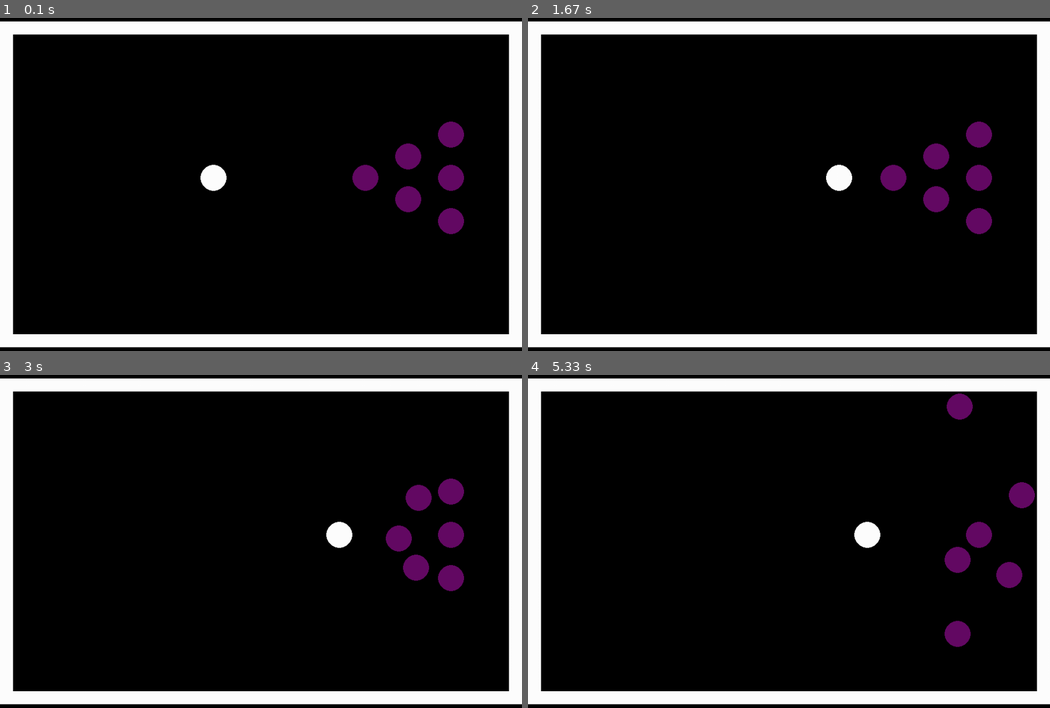
Above: before the commit, frames 1-4 (two rows, left to right).
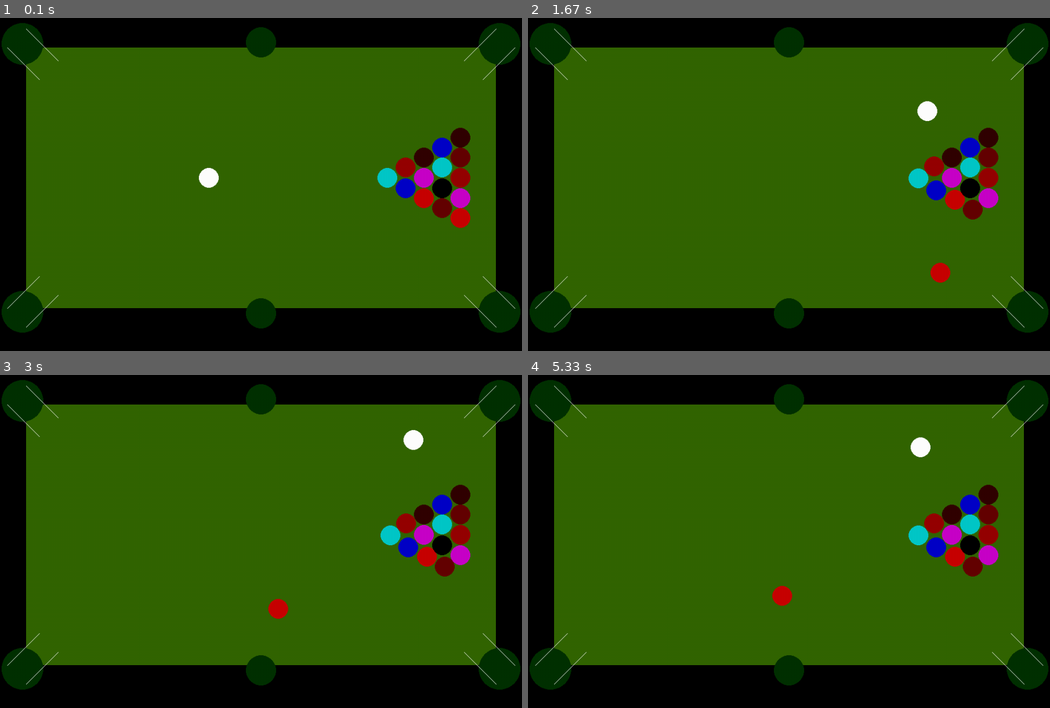
Above: after the commit, the same moments.

Repository: Guinas-7/fm2618
Game: pygame game, started from pygamesnooker/main2.py
The game is run twice, just before and just after one commit, with the same random seed, the same clock (stepped at 60 frames per second) and the same inputs.
Inputs (mouse positions are in pixels of both pictures, inside the frame that each line leads up to):
- Up to frame 1 (0.1 s): no input
- Up to frame 2 (1.67 s): press the mouse at (663, 181) at 0.37 s; move the mouse to (752, 224) at 0.47 s; release the mouse at (841, 271) at 0.6 s
- Up to frame 3 (3 s): no input
- Up to frame 4 (5.33 s): press the mouse at (663, 538) at 4.7 s; move the mouse to (794, 558) at 4.8 s; release the mouse at (929, 578) at 4.93 s

The runs differ from the first frame. In frame 1, 85% of the frame differs, in the area x 0-100%, y 1-99%; in frame 2, 85%; in frame 3, 85%; in frame 4, 85%.

Commit message:
Update main2.py

Diff:
--- a/pygamesnooker/main2.py
+++ b/pygamesnooker/main2.py
@@ -9,22 +9,30 @@
 timer=0
 collisiondelay = 500
 
-FPS = 480
+FPS = 120
 screenx = 1000
 screeny = 800
 screen = pygame.display.set_mode((screenx, screeny))
 
-tabledimentions = (25,125,975,675)
-
-
-ballradius = 25
-balldrag = 0.0001
+tabledimentions = (50,150,950,650)
+wallwith = 25
+
+
+ballradius = 18
+balldrag = 0.01
+
+holeradius = 2*ballradius
+
+
+tablecenterx = (tabledimentions[2]-tabledimentions[0])/2 + tabledimentions[0]
+tablecentery = (tabledimentions[3]-tabledimentions[1])/2 + tabledimentions[1]
+triagleoriginx = tablecenterx+(tabledimentions[2]-tablecenterx)/2
 
 
 class ball:
 
-    def __init__(self,x,y,color,angle, speed):
-        self.radius = ballradius
+    def __init__(self, color, type, angle, speed,x,y):
+        self.type = type
         self.color = color
         self.xpos = x
         self.ypos = y
@@ -32,7 +40,7 @@
         self.speed = speed
 
     def draw(self):
-        pygame.draw.circle(screen, self.color, (int(self.xpos), int(self.ypos)), self.radius,0)
+        pygame.draw.circle(screen, self.color, (int(self.xpos), int(self.ypos)), ballradius + 1,0)
 
     def move(self):
         self.xpos += self.speed*math.cos(math.radians(self.angle))
@@ -41,10 +49,11 @@
     def slowdown(self):
         if self.speed > 0:
             self.speed -= balldrag
-        if self.speed<0:
+        if self.speed < 0:
             self.speed = 0
 
     def ballcolision(self,ball2):
+        print("colision")
         theta1 = math.radians(self.angle)
         theta2 = math.radians(balls[ball2].angle)
         phi = math.atan2((balls[ball2].ypos - self.ypos), (balls[ball2].xpos - self.xpos))
@@ -78,38 +87,121 @@
         pygame.draw.rect(screen, self.color, pygame.Rect(int(self.xpos), int(self.ypos), int(self.xlen), int(self.ylen)))
 
 
-balls = [ball(400,400,(255,255,255), 0,1),
-         ball(700,400,(100,10,100), 10,0),
-         ball(782,441,(100,10,100), 10,0),
-         ball(782,359,(100,10,100), 10,0),
-         ball(864,400,(100,10,100), 10,0),
-         ball(864,483,(100,10,100), 10,0),
-         ball(864,317,(100,10,100), 10,0)]
-
-walls = [wall(0,100,1000,25,"horizontal"),
-         wall(0,700,1000,25,"horizontal"),
-         wall(0,100,25,600,"vertical"),
-         wall(975,100,25,600,"vertical")]
+class line:
+    def __init__(self, ix, iy, fx, fy):
+        self.initialx = ix
+        self.initialy = iy
+        self.finalx = fx
+        self.finaly = fy
+        self.color = (255,255,255)
+
+    def draw(self):
+        pygame.draw.line(screen, self.color, [self.initialx, self.initialy], [self.finalx, self.finaly], 1)
+
+
+
+
+class hole:
+    def __init__(self,x,y,radius):
+        self.xpos = x
+        self.ypos = y
+        self.radius = holeradius + radius
+
+    def draw(self):
+        pygame.draw.circle(screen, (0, 50, 0), (int(self.xpos), int(self.ypos)), self.radius, 0)
+
+
+balls = [ball((255, 255, 255), "white", 0, 0, 400, tablecentery),
+         ball((  0, 200, 200), "other", 0, 0, triagleoriginx + 1 * ballradius - 1, tablecentery),
+         ball((  0,   0, 200), "other", 0, 0, triagleoriginx + 3 * ballradius - 2, tablecentery + ballradius + 2),
+         ball((150,   0,   0), "other", 0, 0, triagleoriginx + 3 * ballradius - 2, tablecentery - ballradius - 2),
+         ball((200,   0, 200), "other", 0, 0, triagleoriginx + 5 * ballradius - 3, tablecentery),
+         ball((200,   0,   0), "other", 0, 0, triagleoriginx + 5 * ballradius - 3, tablecentery + 2 * ballradius + 3),
+         ball(( 50,   0,   0), "other", 0, 0, triagleoriginx + 5 * ballradius - 3, tablecentery - 2 * ballradius - 3),
+         ball((100,   0,   0), "other", 0, 0, triagleoriginx + 7 * ballradius - 4, tablecentery + 3 * ballradius + 4),
+         ball((  0,   0,   0), "other", 0, 0, triagleoriginx + 7 * ballradius - 4, tablecentery + ballradius + 2),
+         ball((  0, 200, 200), "other", 0, 0, triagleoriginx + 7 * ballradius - 4, tablecentery - ballradius - 2),
+         ball((  0,   0, 200), "other", 0, 0, triagleoriginx + 7 * ballradius - 4, tablecentery - 3 * ballradius - 4),
+         ball((150,   0,   0), "other", 0, 0, triagleoriginx + 9 * ballradius - 5, tablecentery),
+         ball((200,   0, 200), "other", 0, 0, triagleoriginx + 9 * ballradius - 5, tablecentery + 2 * ballradius + 3),
+         ball((200,   0,   0), "other", 0, 0, triagleoriginx + 9 * ballradius - 5, tablecentery + 4 * ballradius + 5),
+         ball(( 50,   0,   0), "other", 0, 0, triagleoriginx + 9 * ballradius - 5, tablecentery - 4 * ballradius - 5),
+         ball((100,   0,   0), "other", 0, 0, triagleoriginx + 9 * ballradius - 5, tablecentery - 2 * ballradius - 3)
+         ]
+
+
+walls = [wall(tabledimentions[0],tabledimentions[1],tabledimentions[2],wallwith,"horizontal"),
+         wall(tabledimentions[0],tabledimentions[3]- wallwith,tabledimentions[2],wallwith,"horizontal"),
+         wall(tabledimentions[0],tabledimentions[1],wallwith,tabledimentions[3]-tabledimentions[1],"vertical"),
+         wall(tabledimentions[2]-wallwith,tabledimentions[1],wallwith,tabledimentions[3]-tabledimentions[1],"vertical")]
+
+holes = [hole(tabledimentions[0] - 7, tabledimentions[1] - 7, 4),
+         hole(tabledimentions[0] - 7, tabledimentions[3] + 7, 4),
+         hole(tabledimentions[2] + 7, tabledimentions[1] - 7, 4),
+         hole(tabledimentions[2] + 7, tabledimentions[3] + 7, 4),
+         hole(tablecenterx, tabledimentions[1] - 10, -7),
+         hole(tablecenterx, tabledimentions[3] + 10, -7)
+         ]
+
+lines = [#LU
+    line(tabledimentions[0], tabledimentions[1] - holeradius, tabledimentions[0] + holeradius + wallwith, tabledimentions[1] + wallwith),
+    line(tabledimentions[0] - holeradius, tabledimentions[1], tabledimentions[0] + wallwith, tabledimentions[1] + holeradius + wallwith),
+         #LD
+    line(tabledimentions[0], tabledimentions[3] + holeradius, tabledimentions[0] + holeradius + wallwith, tabledimentions[3] - wallwith),
+    line(tabledimentions[0] - holeradius, tabledimentions[3], tabledimentions[0] + wallwith, tabledimentions[3] - holeradius - wallwith),
+         #RU
+    line(tabledimentions[2], tabledimentions[1] - holeradius, tabledimentions[2] - holeradius - wallwith, tabledimentions[1] + wallwith),
+    line(tabledimentions[2] + holeradius, tabledimentions[1], tabledimentions[2] - wallwith, tabledimentions[1] + holeradius + wallwith),
+         #RD
+    line(tabledimentions[2], tabledimentions[3] + holeradius, tabledimentions[2] - holeradius - wallwith, tabledimentions[3] - wallwith),
+    line(tabledimentions[2] + holeradius, tabledimentions[3], tabledimentions[2] - wallwith, tabledimentions[3] - holeradius - wallwith),
+
+
+         ]
 
 
 def collisiondetect():
     for i in range(len(balls)):
-        for j in range(i+1, len(balls)):
-            if ((balls[i].xpos-balls[j].xpos)**2)+((balls[i].ypos-balls[j].ypos)**2) <= (balls[i].radius+balls[j].radius)**2:
-                balls[i].ballcolision(j)
-
+            for j in range(i+1, len(balls)):
+                    if ((balls[i].xpos-balls[j].xpos)**2)+((balls[i].ypos-balls[j].ypos)**2) <= (ballradius+ballradius)**2:
+                        balls[i].ballcolision(j)
     return
+
+
+def isballmoving():
+    i = 0
+    while i < len(balls):
+        if balls[i].speed > 0:
+            return True
+        i += 1
+    return False
+
+
+def movewhiteball():
+    xmouse = pygame.mouse.get_pos()[0]
+    ymouse = pygame.mouse.get_pos()[1]
+    distance = math.sqrt(((balls[0].xpos - xmouse) ** 2) + ((balls[0].ypos - ymouse) ** 2))
+    if pygame.mouse.get_pressed()[0]:
+        balls[0].angle = math.degrees(math.atan2(balls[0].ypos - ymouse,balls[0].xpos - xmouse))
+        distance = math.sqrt(((balls[0].xpos - xmouse) ** 2) + ((balls[0].ypos - ymouse) ** 2))
+        if distance > 150:
+            distance = 150
+        balls[0].speed = distance/30
+    print(distance)
 
 
 while True:
     clock.tick(FPS)
     screen.fill((0, 0, 0))
+    # drawtable
+    pygame.draw.rect(screen, (51,102,0), pygame.Rect(tabledimentions[0], tabledimentions[1], tabledimentions[2]-tabledimentions[0], tabledimentions[3]-tabledimentions[1]))
+
 
     i = 0
     while i < len(balls):
-        if balls[i].xpos-balls[i].radius <= tabledimentions[0] or balls[i].xpos+balls[i].radius >= tabledimentions[2]:
+        if balls[i].xpos-ballradius <= tabledimentions[0] or balls[i].xpos+ballradius >= tabledimentions[2]:
             balls[i].angle = math.degrees(math.pi - math.radians(balls[i].angle))
-        if balls[i].ypos-balls[i].radius <= tabledimentions[1] or balls[i].ypos+balls[i].radius >= tabledimentions[3]:
+        if balls[i].ypos-ballradius <= tabledimentions[1] or balls[i].ypos+ballradius >= tabledimentions[3]:
             balls[i].angle = math.degrees(-math.radians(balls[i].angle))
         balls[i].draw()
         balls[i].move()
@@ -118,10 +210,24 @@
 
     i = 0
     while i < len(walls):
-        walls[i].draw()
-        i += 1
-
-    collisiondetect()
+        #walls[i].draw()
+        i += 1
+
+    i = 0
+    while i < len(holes):
+        holes[i].draw()
+        i += 1
+
+    i = 0
+    while i < len(lines):
+        lines[i].draw()
+        i += 1
+
+
+    if isballmoving():
+        collisiondetect()
+    else:
+        movewhiteball()
 
     for event in pygame.event.get():
         if event.type == pygame.QUIT:
